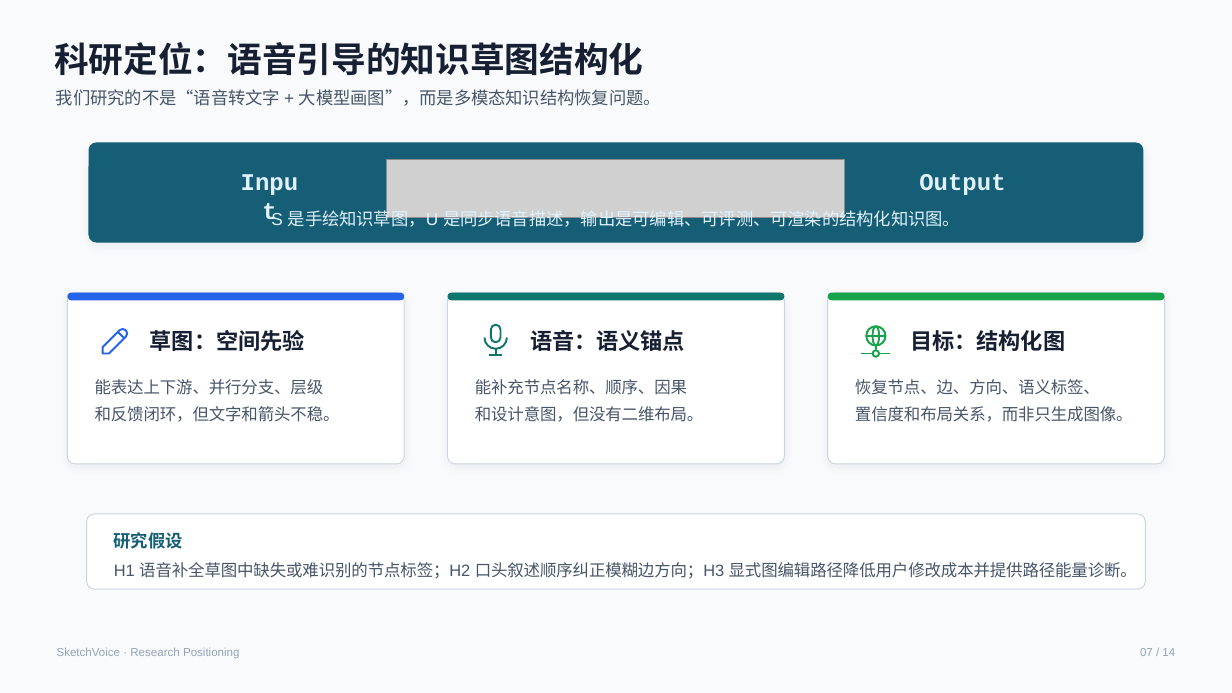
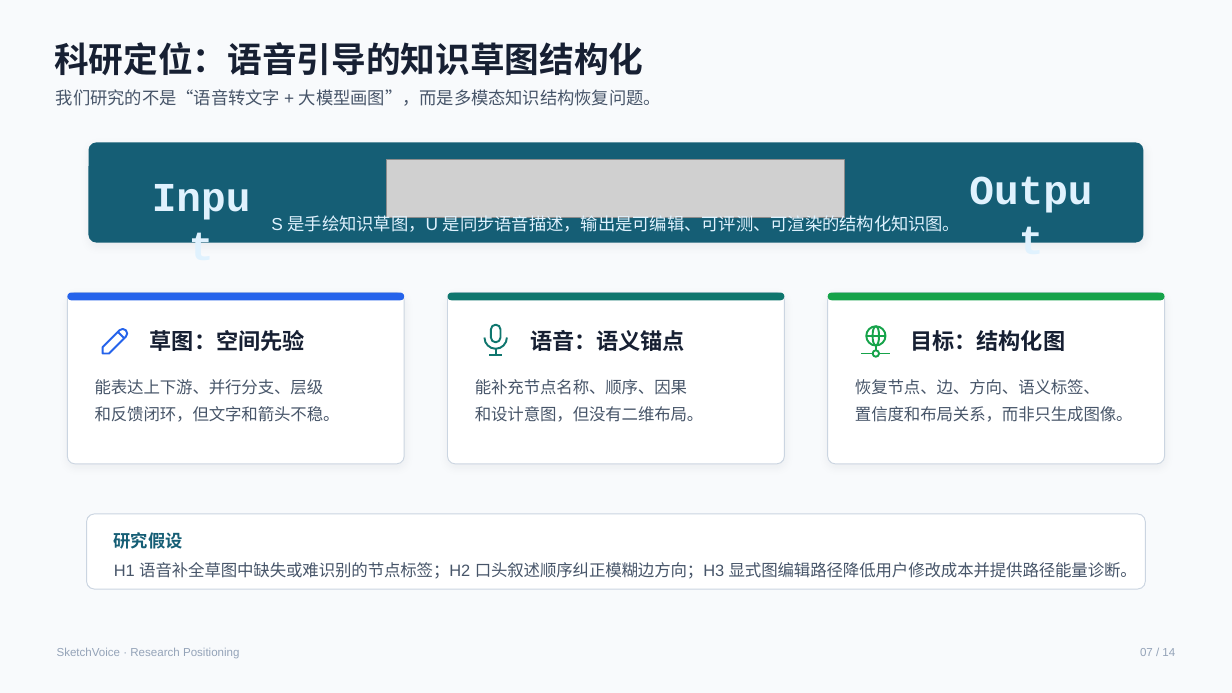
Before and after one commit to zane-gao/voice_BIG, a slide deck: slide 7 of projects/sketchvoice-mmsb-graph-product-defense_ppt169_20260614/exports/sketchvoice-mmsb-graph-product-defense_20260614_162618.pptx. Drawn at 1232x693 pixels with LibreOffice and Linux fonts; fonts in the diff are those of the drawing; grey boxes stand for pictures. Boxes give left, top, right and bottom in pixels: in the first picture for what was removed or moved away, otherwise in the second. Text is boxed around its words. In the diff, an @@ line names an element or a change of style, - is before the commit and + after.

```diff
--- a/projects/sketchvoice-mmsb-graph-product-defense_ppt169_20260614/exports/sketchvoice-mmsb-graph-product-defense_20260614_162618.pptx
+++ b/projects/sketchvoice-mmsb-graph-product-defense_ppt169_20260614/exports/sketchvoice-mmsb-graph-product-defense_20260614_162618.pptx
@@ text "Input" at (145, 170, 258, 220): size 18.8 to 32 pt @@
@@ text "Input": place and size @@
-text "Input" at (234, 166, 305, 205)
+text "Input" at (145, 170, 258, 220)
@@ text "Output": place and size @@
-text "Output" at (919, 174, 1005, 195)
+text "Output" at (964, 164, 1100, 213)
@@ text "Output" at (964, 164, 1100, 213): size 18.8 to 32 pt @@
@@ text "S 是手绘知识草图，U 是同步语音描述，输出是可编辑、可评测、可渲染的结构化知识图。" rewrapped from (271, 208, 960, 231) to (271, 213, 960, 232) @@
```
Also in this commit, not shown: 10 other slides changed.
